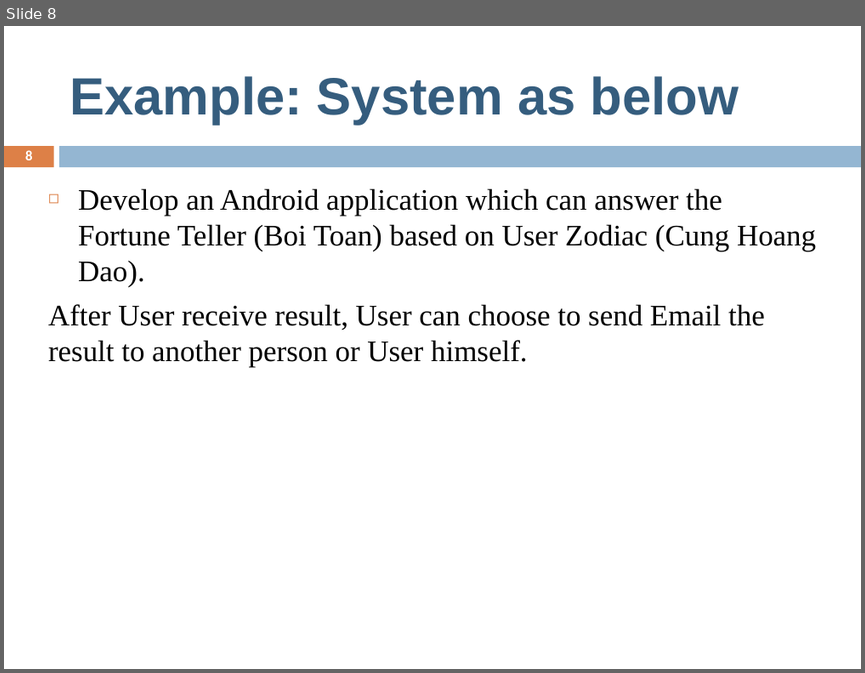
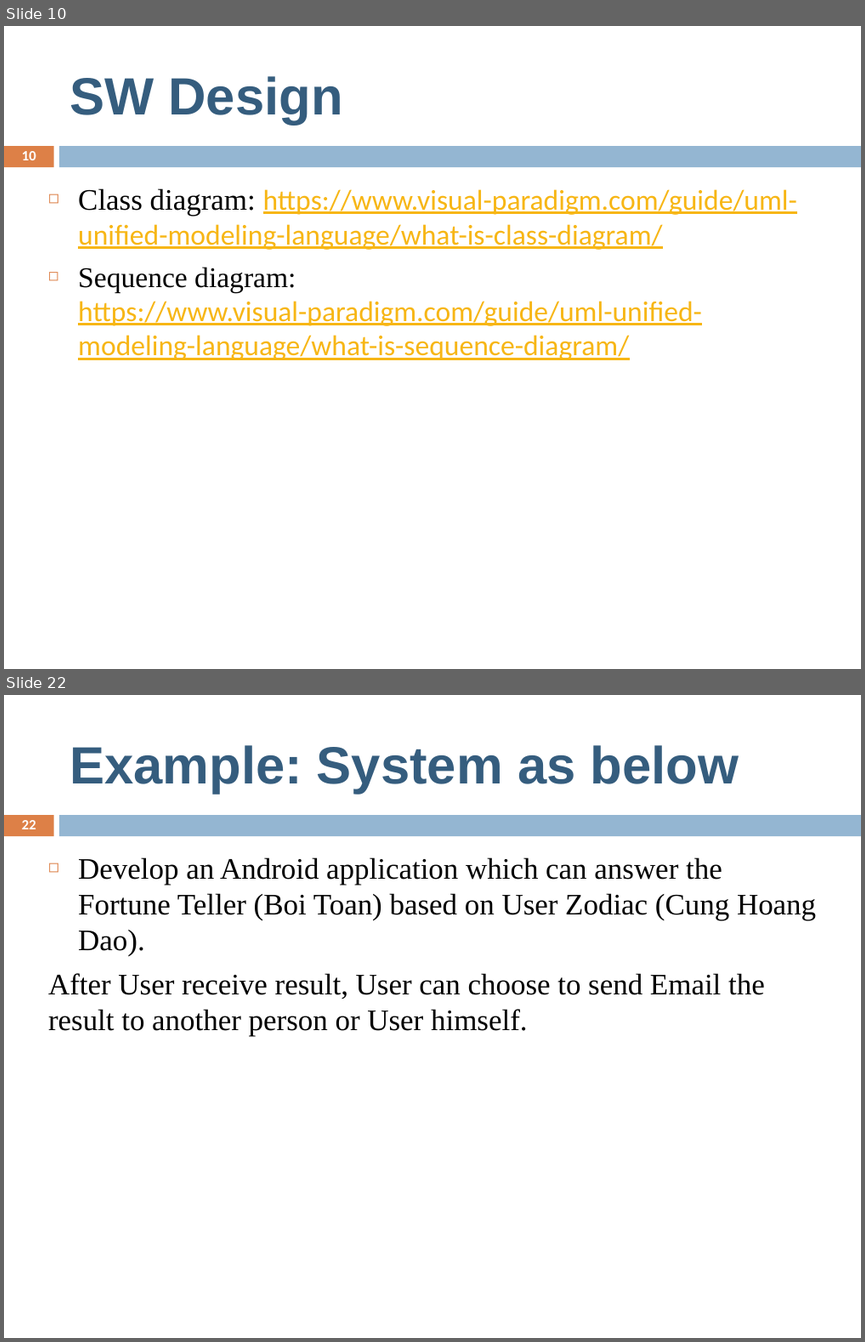
Before and after one commit to sontm/CommonMaterial, a slide deck: SWProcess/SWProcess.pptx. Shown one above the other, each under a label of ours: slide 8 before the commit, slides 10 and 22 after it; the slides between them are not shown. The pictures are 865x673 and 865x1342 pixels, drawn with LibreOffice and Linux fonts; fonts in the diff are those of the drawing. Boxes give left, top, right and bottom in pixels: in the first picture for what was removed or moved away, otherwise in the second. Text is boxed around its words. In the diff, an @@ line names an element or a change of style, - is before the commit and + after.

```diff
--- a/SWProcess/SWProcess.pptx
+++ b/SWProcess/SWProcess.pptx
@@ slide 10 added at bbox=[4, 26, 861, 669], background #FFFFFF; not listed: 2 template elements that a slide beside it also shows @@
@@ title added at bbox=[69, 76, 342, 125], 44 pt, text #355D7E, bold @@
+SW Design
@@ page number added at bbox=[22, 151, 36, 160], 12 pt, text #FFFFFF, bold @@
+10
@@ text added at bbox=[78, 188, 797, 360], 24 pt, text #F7B615, underline @@
+◻ Class diagram: https://www.visual-paradigm.com/guide/uml-unified-modeling-language/what-is-class-diagram/
+◻ Sequence diagram: https://www.visual-paradigm.com/guide/uml-unified-modeling-language/what-is-sequence-diagram/
@@ what was slide 8 is now slide 22 @@
@@ page number at bbox=[22, 820, 36, 829]: text changed @@
-8
+22
```
Also in this commit, not shown: 1 slide changed, 15 other slides added, 2 slides removed, 2 other files.
